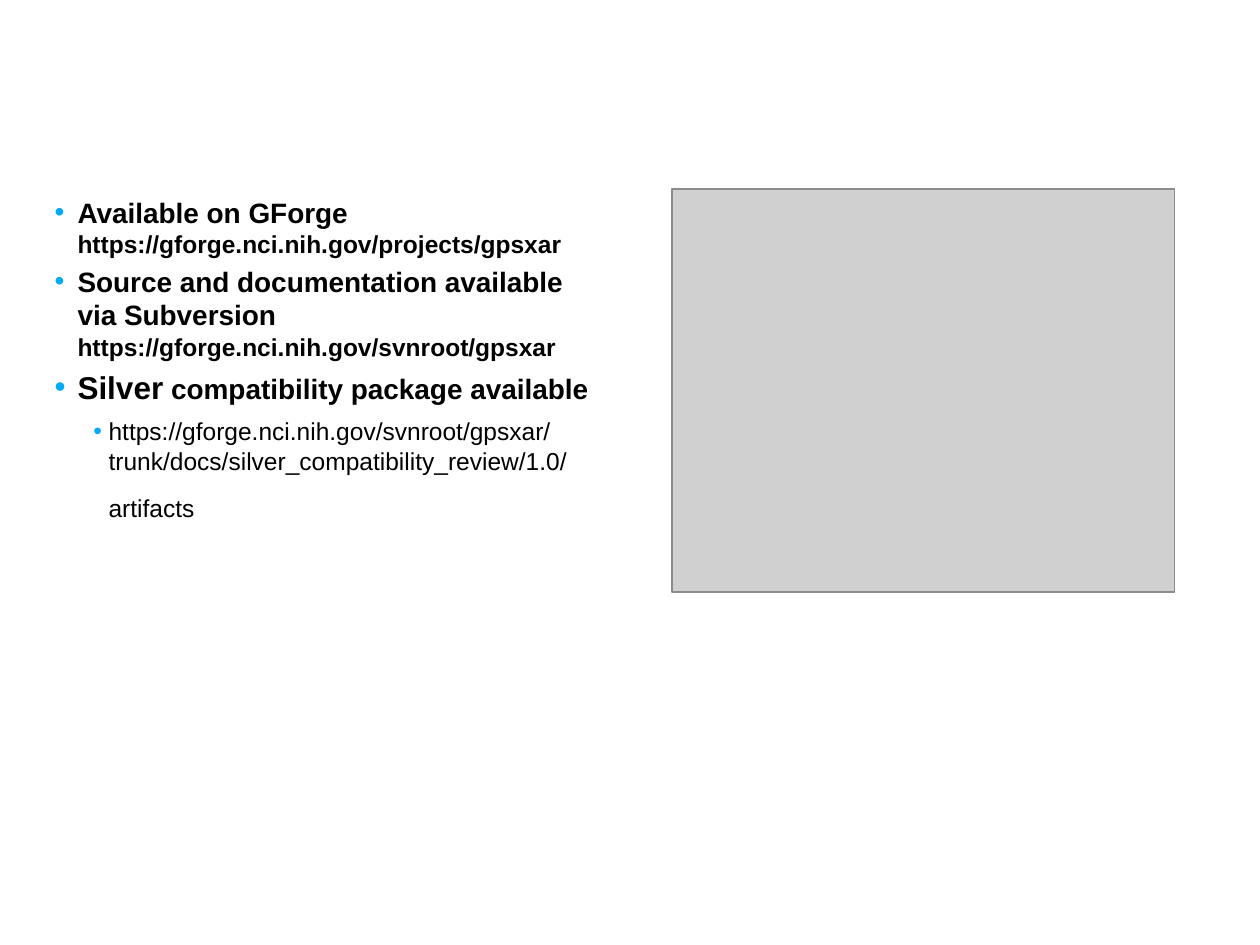
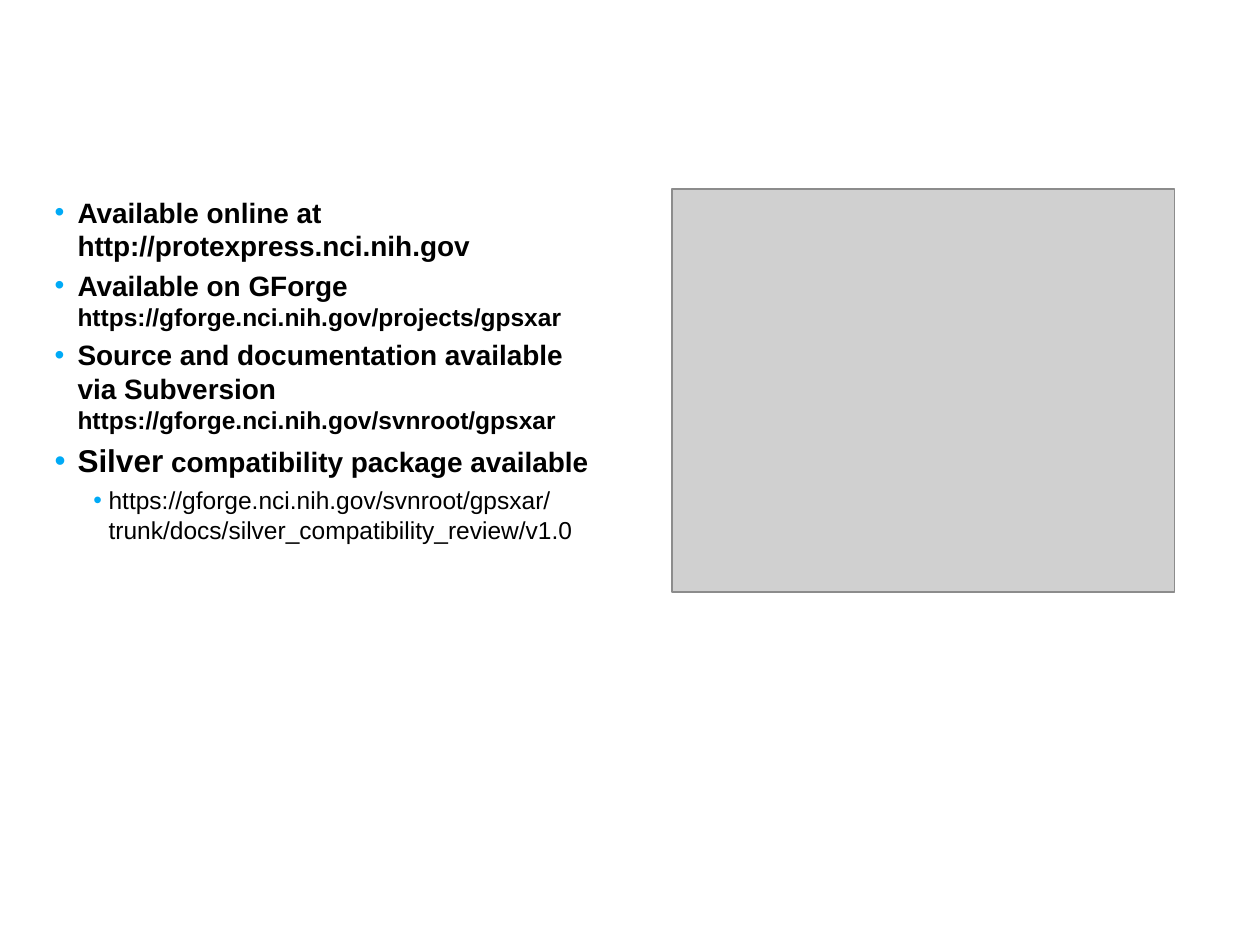
Before and after one commit to NCIP/prot-express, a slide deck: slide 16 of docs/silver_compatibility_review/v1.0/01.protexpress-design.ppt (slide 15 before the commit). Drawn at 1260x945 pixels with LibreOffice and Linux fonts; fonts in the diff are those of the drawing; grey boxes stand for pictures; background and template pictures are left out. Boxes give left, top, right and bottom in pixels: in the first picture for what was removed or moved away, otherwise in the second. Text is boxed around its words. In the diff, an @@ line names an element or a change of style, - is before the commit and + after.

Commit message:
SVN-Revision: 1084

```diff
--- a/docs/silver_compatibility_review/v1.0/01.protexpress-design.ppt
+++ b/docs/silver_compatibility_review/v1.0/01.protexpress-design.ppt
@@ text at box(78, 202, 470, 262): paragraph added @@
+• Available online at http://protexpress.nci.nih.gov
@@ text at box(109, 491, 572, 544): text changed @@
-  • https://gforge.nci.nih.gov/svnroot/gpsxar/trunk/docs/silver_compatibility_review/1.0/artifacts
+  • https://gforge.nci.nih.gov/svnroot/gpsxar/trunk/docs/silver_compatibility_review/v1.0
```
Also in this commit, not shown: 1 other slide changed, 1 slide added.
